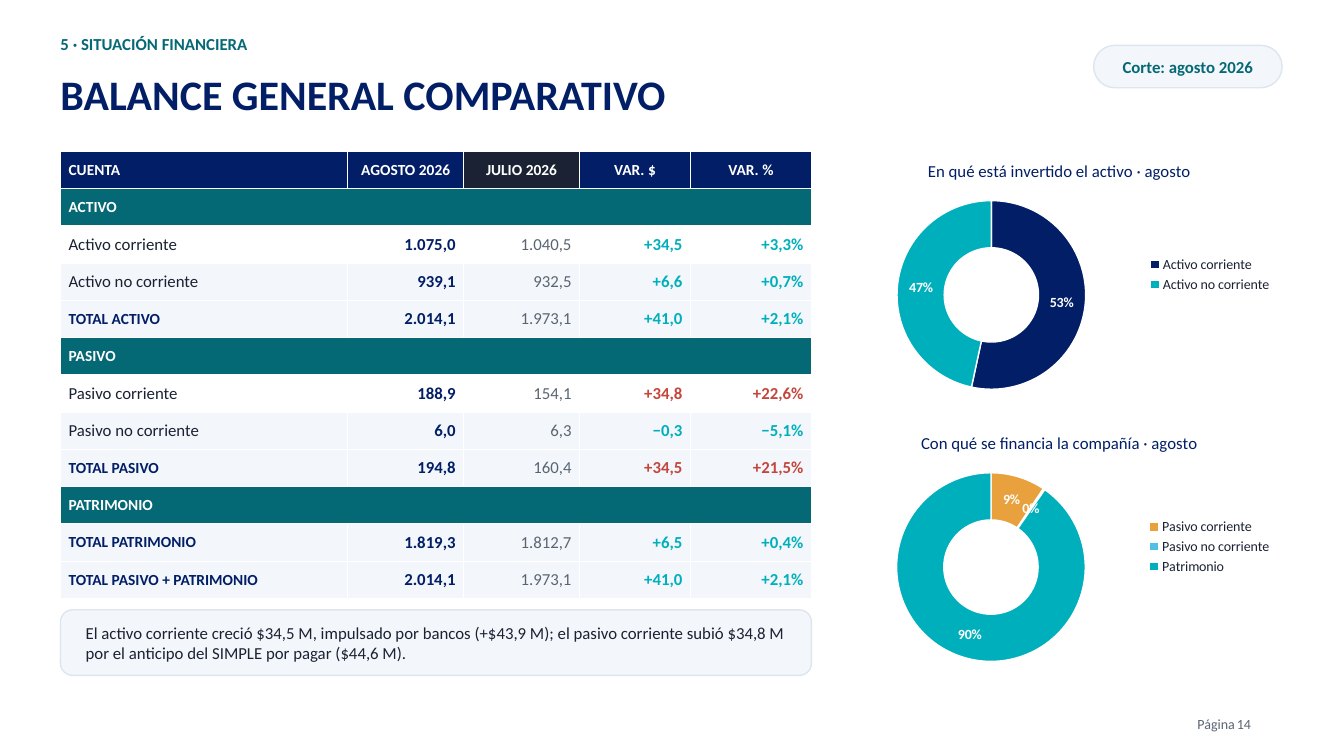
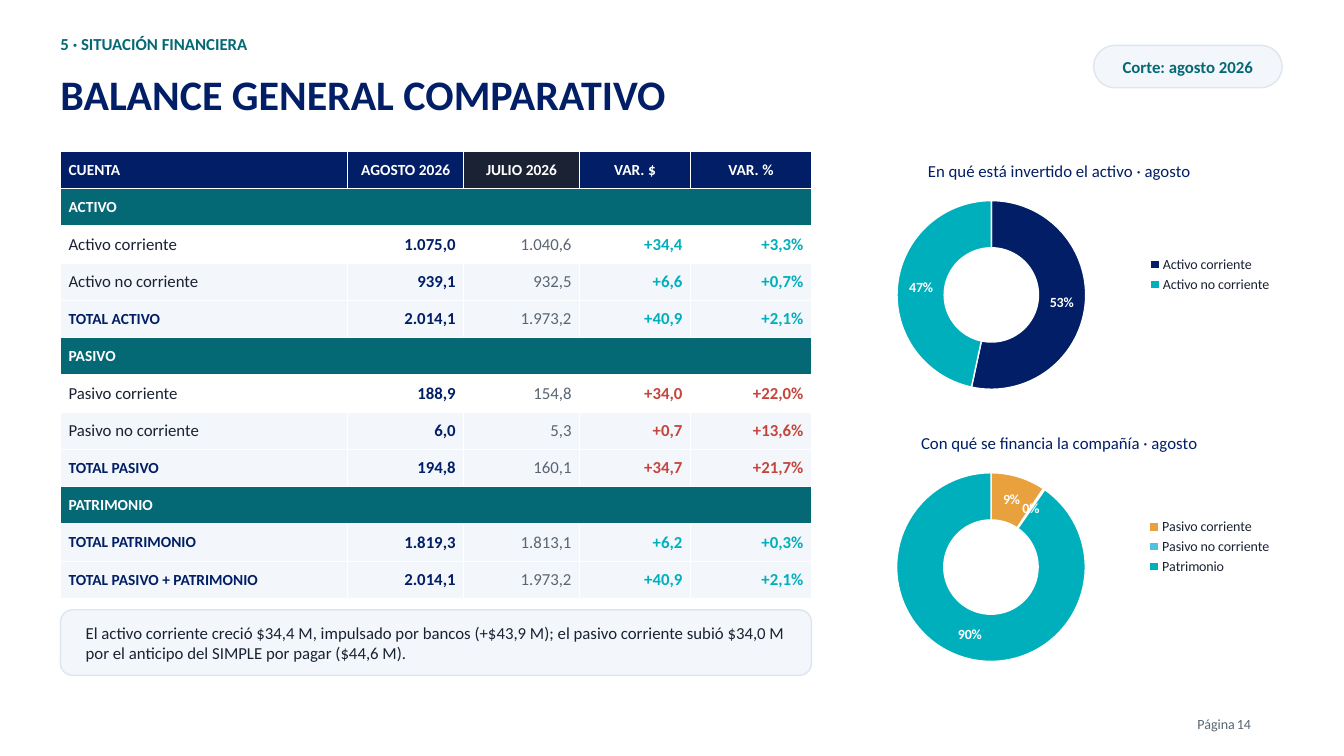
Before and after one commit to FAFAPAPARORO/MACROS-Y-PRESENTACIONES, a slide deck: slide 14 of presentaciones/juridica/Analisis_Financiero_Juridica_Agosto_2026.pptx. Drawn at 1344x756 pixels with LibreOffice and Linux fonts; fonts in the diff are those of the drawing; background and template pictures are left out. Boxes give left, top, right and bottom in pixels: in the first picture for what was removed or moved away, otherwise in the second. Text is boxed around its words. In the diff, an @@ line names an element or a change of style, - is before the commit and + after.

```diff
--- a/presentaciones/juridica/Analisis_Financiero_Juridica_Agosto_2026.pptx
+++ b/presentaciones/juridica/Analisis_Financiero_Juridica_Agosto_2026.pptx
@@ table at bbox=[60, 151, 812, 591] @@
-row 3, column 3: 1.040,5
+row 3, column 3: 1.040,6
-row 3, column 4: +34,5
+row 3, column 4: +34,4
-row 5, column 3: 1.973,1
+row 5, column 3: 1.973,2
-row 5, column 4: +41,0
+row 5, column 4: +40,9
-row 7: Pasivo corriente | 188,9 | 154,1 | +34,8 | +22,6%
+row 7: Pasivo corriente | 188,9 | 154,8 | +34,0 | +22,0%
-row 8: Pasivo no corriente | 6,0 | 6,3 | −0,3 | −5,1%
+row 8: Pasivo no corriente | 6,0 | 5,3 | +0,7 | +13,6%
-row 9: TOTAL PASIVO | 194,8 | 160,4 | +34,5 | +21,5%
+row 9: TOTAL PASIVO | 194,8 | 160,1 | +34,7 | +21,7%
-row 11: TOTAL PATRIMONIO | 1.819,3 | 1.812,7 | +6,5 | +0,4%
+row 11: TOTAL PATRIMONIO | 1.819,3 | 1.813,1 | +6,2 | +0,3%
-row 12, column 3: 1.973,1
+row 12, column 3: 1.973,2
-row 12, column 4: +41,0
+row 12, column 4: +40,9
@@ text at bbox=[86, 627, 783, 662]: text changed @@
-El activo corriente creció $34,5 M, impulsado por bancos (+$43,9 M); el pasivo corriente subió $34,8 M por el anticipo del SIMPLE por pagar ($44,6 M).
+El activo corriente creció $34,4 M, impulsado por bancos (+$43,9 M); el pasivo corriente subió $34,0 M por el anticipo del SIMPLE por pagar ($44,6 M).
```
Also in this commit, not shown: 4 other slides changed, 1 other file.
